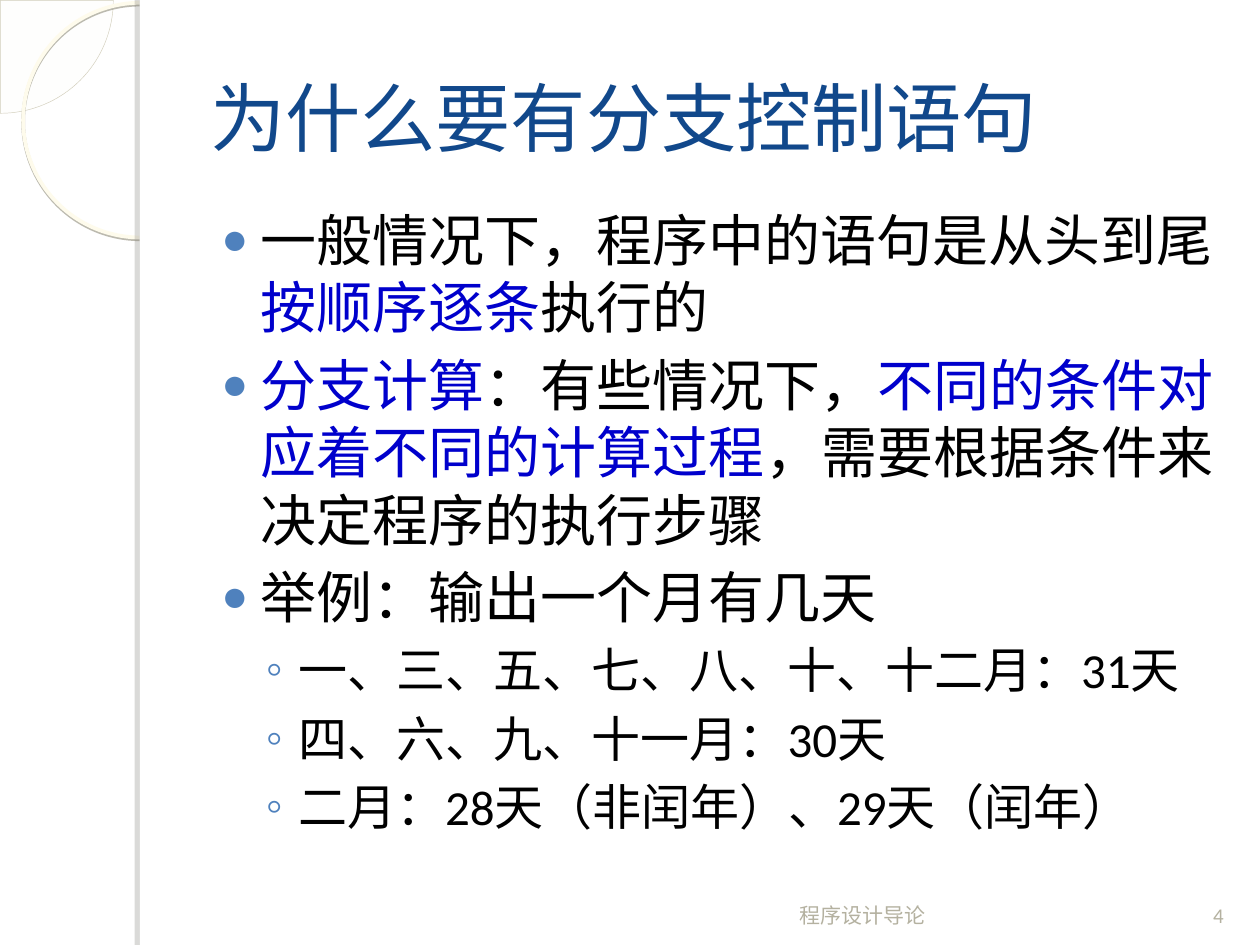
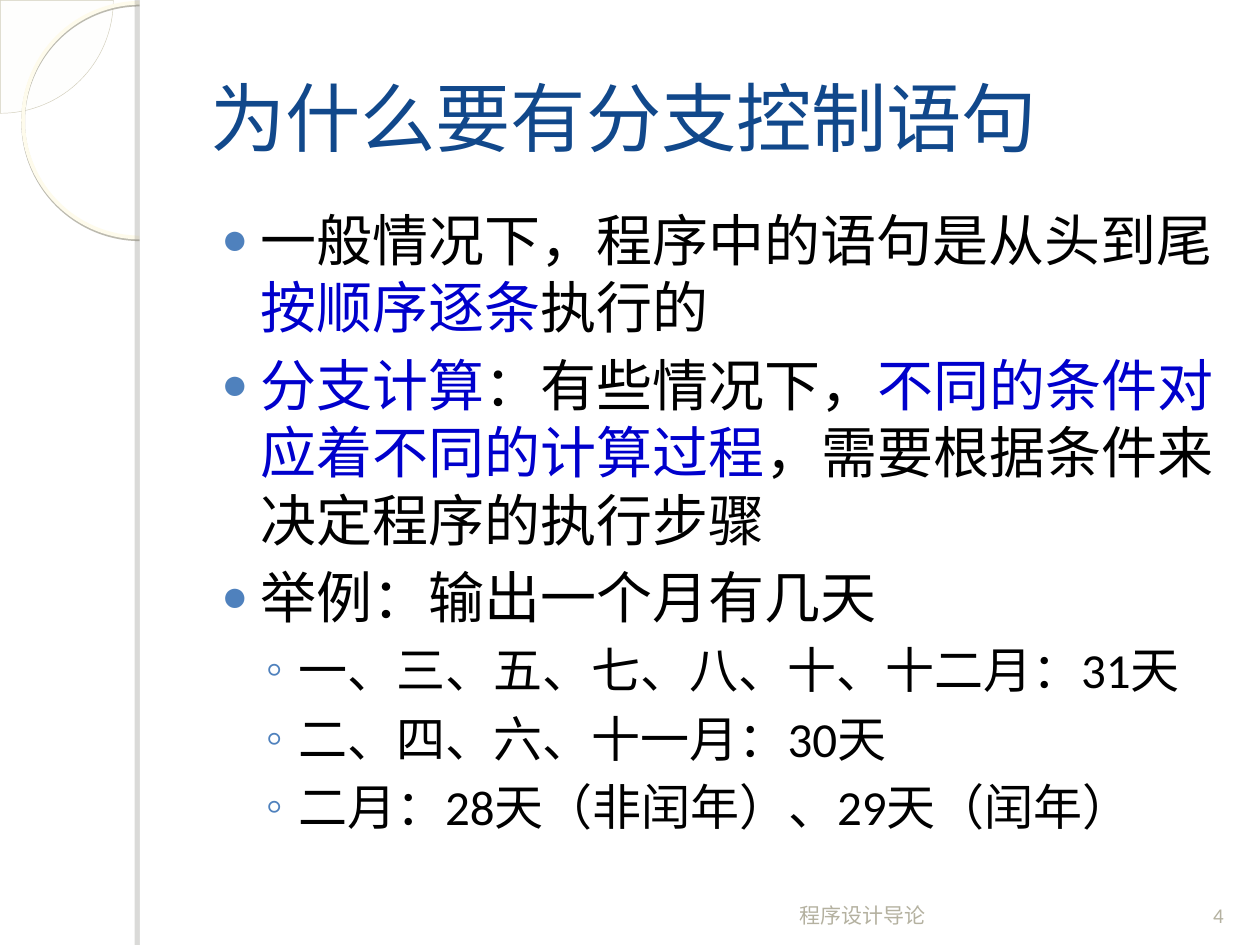
Before and after one commit to fanju1984/introduction-to-programming, a slide deck: slide 4 of introduction-to-programming/slides/2017/04-Control-Statement-2.ppt. Drawn at 1260x945 pixels with LibreOffice and Linux fonts; fonts in the diff are those of the drawing; background and template pictures are left out. Boxes give left, top, right and bottom in pixels: in the first picture for what was removed or moved away, otherwise in the second. Text is boxed around its words. In the diff, an @@ line names an element or a change of style, - is before the commit and + after.

```diff
--- a/introduction-to-programming/slides/2017/04-Control-Statement-2.ppt
+++ b/introduction-to-programming/slides/2017/04-Control-Statement-2.ppt
@@ text at <box>298,716,886,761</box>: text changed @@
-  ◦ 四、六、九、十一月：30天
+  ◦ 二、四、六、十一月：30天
```
Also in this commit, not shown: 4 other slides changed, 9 slides added, 4 slides removed, 1 other file.
